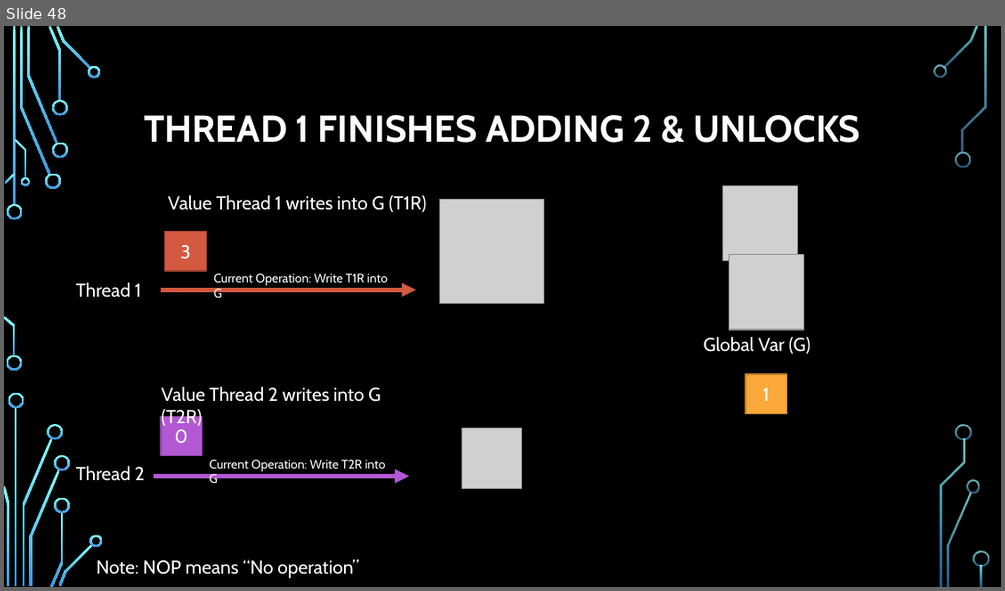
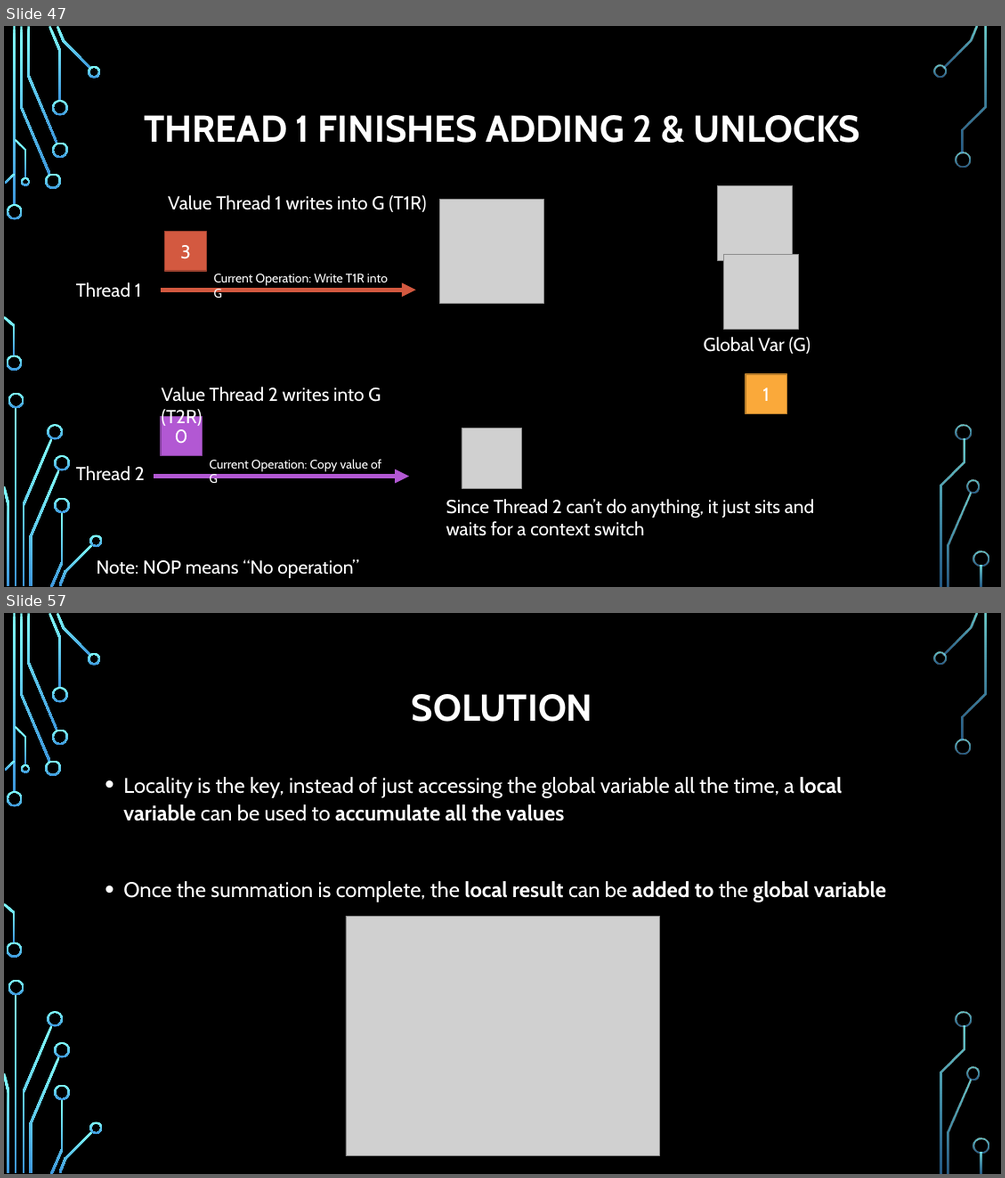
Before and after one commit to psypdt/Advanced_Summer_Course, a slide deck: Day3/Day_3.pptx. Shown one above the other, each under a label of ours: slide 48 before the commit, slides 47 and 57 after it; the slides between them are not shown. The pictures are 1005x591 and 1005x1178 pixels, drawn with LibreOffice and Linux fonts; fonts in the diff are those of the drawing; grey boxes stand for pictures; background and template pictures are left out. Boxes give left, top, right and bottom in pixels: in the first picture for what was removed or moved away, otherwise in the second. Text is boxed around its words. In the diff, an @@ line names an element or a change of style, - is before the commit and + after.

```diff
--- a/Day3/Day_3.pptx
+++ b/Day3/Day_3.pptx
@@ slide 57 added at <box>4,613,1001,1174</box>, background picture (left out); not listed: 36 template elements that a slide beside it also shows @@
@@ title added at <box>412,694,593,722</box>, 36 pt, text #FFFFFF, bold @@
+SOLUTION
@@ text added at <box>123,777,886,902</box>, 20.4 pt, text #FFFFFF @@
+• Locality is the key, instead of just accessing the global variable all the time, a local variable can be used to accumulate all the values
+• Once the summation is complete, the local result can be added to the global variable
@@ picture added at <box>346,916,659,1156</box> @@
@@ what was slide 48 is now slide 47 @@
@@ slide 47 changed as well @@
@@ picture: place and size @@
-picture at <box>722,186,797,261</box>
+picture at <box>718,186,793,261</box>
@@ picture: place and size @@
-picture at <box>728,254,803,329</box>
+picture at <box>724,254,799,329</box>
@@ picture removed at <box>728,256,803,330</box> @@
@@ text at <box>210,459,381,486</box>: text changed @@
-Current Operation: Write T2R into G
+Current Operation: Copy value of G
@@ text added at <box>446,499,814,536</box>, 18 pt, text #FFFFFF @@
+Since Thread 2 can’t do anything, it just sits and waits for a context switch
```
Also in this commit, not shown: 5 other slides changed, 8 other slides added.
